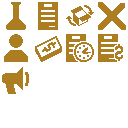
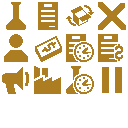
Two versions of the same layered image (128px x 128px). Layer-by-layer changes:
added layer "Layer 13 copy" above "Layer 13" over box(115, 67, 122, 93)
added layer "Layer 13" above "Layer 12" over box(102, 67, 109, 93)
added layer "Layer 12" above "Layer 11" over box(66, 66, 94, 94)
added layer "Layer 11" above "Layer 10" over box(34, 66, 61, 94)
